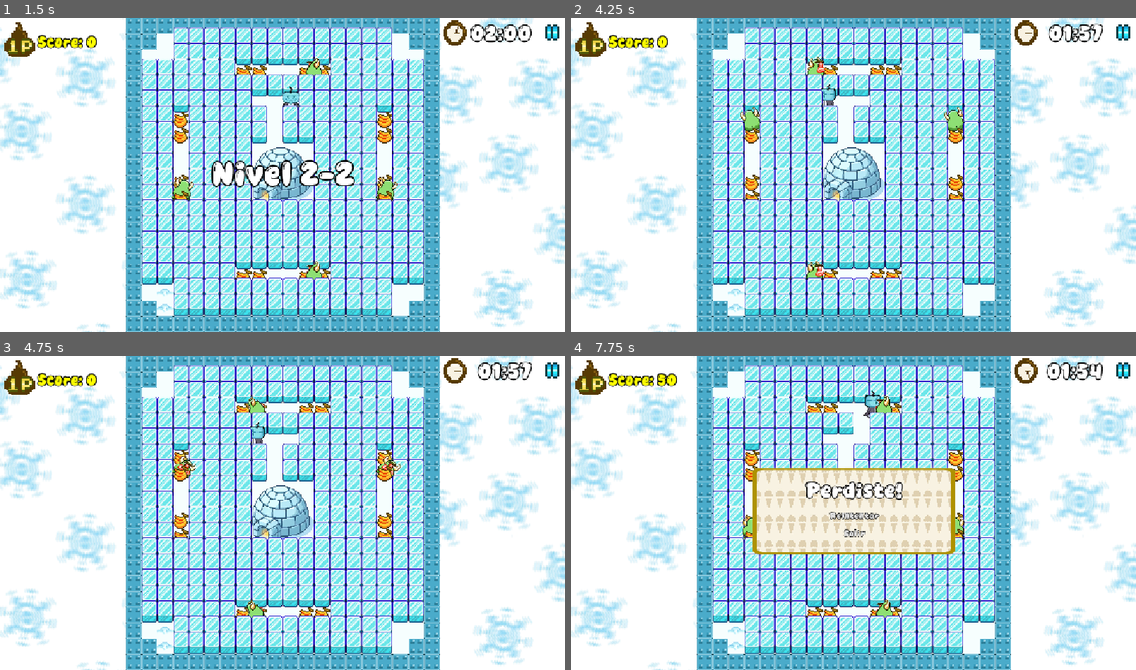
Above: before the commit, frames 1-4 (two rows, left to right).
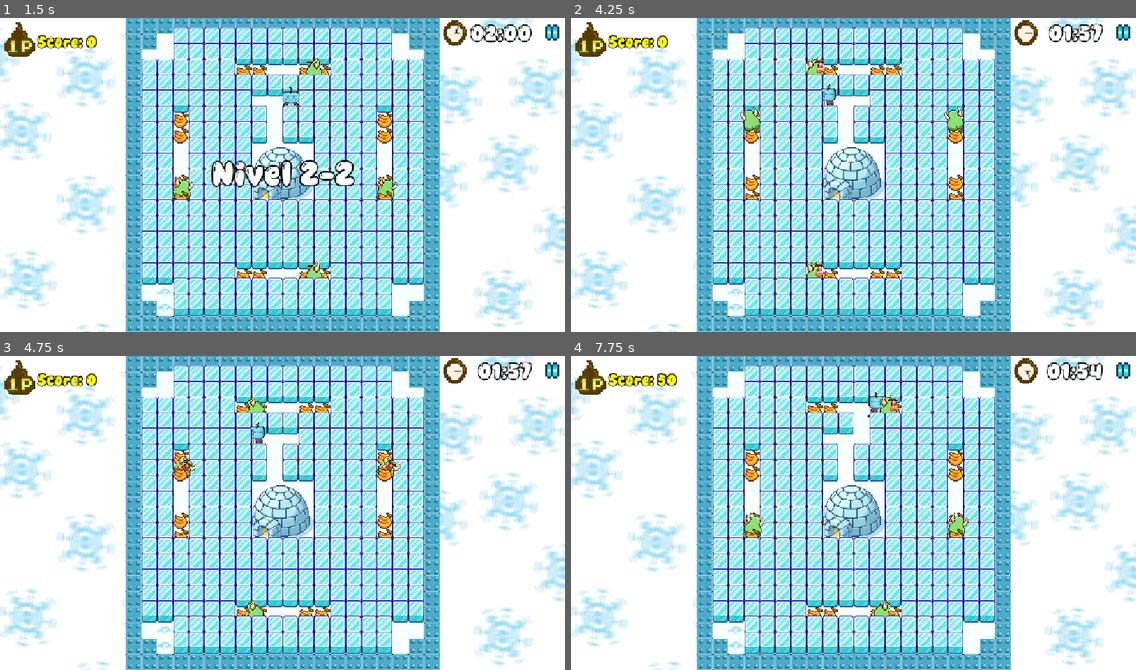
Above: after the commit, the same moments.

Repository: JsAaronxD/BIC
Game: Godot game, scene res://Escenas/lvl2.tscn
Same seed, same stepped clock (60 frames per second), same inputs: the game is played once before the commit and once after it. This scene is started directly instead of the project's main scene. Sound files missing from this copy of the repository are replaced by a short silence.
Inputs:
- Up to frame 1 (1.5 s): tap Enter (ui_accept) at 0.5, 0.77 s; hold Right (ui_right) 0.53-1.28 s; hold Down (ui_down) from 1.28 s (still down)
- Up to frame 2 (4.25 s): tap Enter (ui_accept) at 1.52, 3.02, 3.77 s; release Down (ui_down) at 2.03 s; hold Right (ui_right) 2.03-2.78 s; hold Up (ui_up) 2.78-3.53 s; hold Left (ui_left) from 3.53 s (still down)
- Up to frame 3 (4.75 s): keep holding Left (ui_left); tap Enter (ui_accept) at 4.52 s
- Up to frame 4 (7.75 s): release Left (ui_left) at 5.03 s; hold Down (ui_down) 5.03-5.78 s; hold Right (ui_right) 5.78-6.53 s; tap Enter (ui_accept) at 6.02, 6.77, 7.52 s; hold Up (ui_up) 6.53-7.28 s; hold Right (ui_right) from 7.28 s (still down)

Frame 1 is identical in both runs. In frame 2, less than 0.1% of the frame differs, in the area x 41-45%, y 12-20%; in frame 3, less than 0.1%; in frame 4, 9.7%, in the area x 30-71%, y 11-83%.

Commit message:
espero que sean los ULTIMOS cambios yaaaa

Diff:
--- a/bic/Escenas/enemigo_1.tscn
+++ b/bic/Escenas/enemigo_1.tscn
@@ -253,7 +253,7 @@
 }]
 
 [sub_resource type="RectangleShape2D" id="RectangleShape2D_p0su3"]
-size = Vector2(30, 30)
+size = Vector2(29.99, 29.99)
 
 [sub_resource type="RectangleShape2D" id="RectangleShape2D_8lmw4"]
 size = Vector2(32, 32)
--- a/bic/Escenas/lvl2.tscn
+++ b/bic/Escenas/lvl2.tscn
@@ -108,6 +108,7 @@
 }
 
 [node name="nivel 2" type="Node2D"]
+y_sort_enabled = true
 texture_filter = 1
 script = ExtResource("1_whu5v")
 victory_screen_scene = ExtResource("2_7kk3g")
